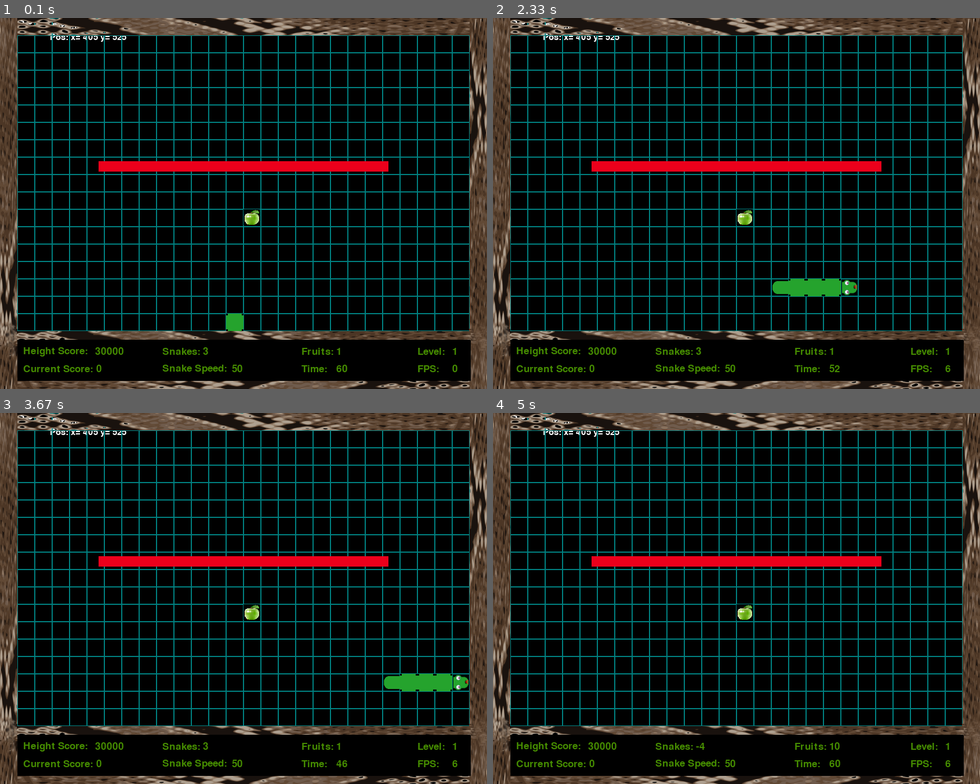
Above: before the commit, frames 1-4 (two rows, left to right).
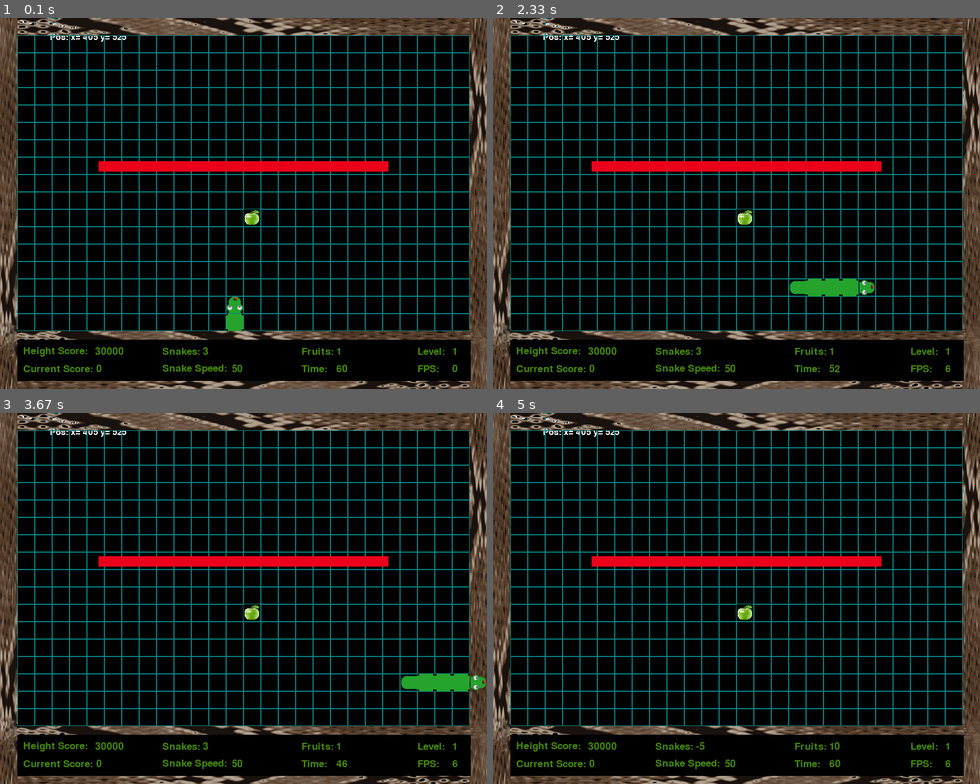
Above: after the commit, the same moments.

Repository: byAbaddon/PyGame-Greedy-Snake
Game: pygame game, started from main.py
The game is run twice, just before and just after one commit, with the same random seed, the same clock (stepped at 60 frames per second) and the same inputs.
Inputs (mouse positions are in pixels of both pictures, inside the frame that each line leads up to):
- Up to frame 1 (0.1 s): no input
- Up to frame 2 (2.33 s): hold P 0.33-0.8 s; hold Right 0.33-0.8 s; move the mouse to (717, 222) at 0.37 s; tap Enter at 0.83, 1.83 s; hold P 1.33-1.8 s; hold Right 1.33-1.8 s; move the mouse to (785, 285) at 1.37 s
- Up to frame 3 (3.67 s): tap P at 2.4 s; tap Enter at 2.97 s
- Up to frame 4 (5 s): hold Up 4.03-4.5 s; move the mouse to (921, 739) at 4.07 s; hold Right from 4.53 s (still down)

The runs differ from the first frame. In frame 1, 0.1% of the frame differs, in the area x 46-50%, y 75-80%; in frame 2, 0.4%, in the area x 57-79%, y 70-75%; in frame 3, 0.4%; in frame 4, less than 0.1%.

Commit message:
add bonus label

Diff:
--- /dev/null
+++ b/src/classes/fall_effect.py
@@ -0,0 +1,35 @@
+import pygame
+from src.settings import SCREEN, S_W, S_H, FRAME_SIZE, BLOCK_SIZE, randrange
+
+
+class FallEffect:
+    effect_list = []
+    start_time = pygame.time.get_ticks()
+    COOLDOWN = 1000
+
+    def __init__(self):
+        self.speed = 50
+
+    def fail_effect_creator(self):
+        time_now = pygame.time.get_ticks()
+        if time_now - self.start_time > self.COOLDOWN:
+            self.start_time = time_now
+            x = randrange(0, S_W)
+            y = randrange(0, S_H)
+            self.effect_list.append([x, y])
+
+    def confetti_creator(self):
+        for i in self.effect_list:
+            i[1] += self.speed  # add speed gravity
+            if i[1] > S_H - FRAME_SIZE:
+                i[0] = randrange(BLOCK_SIZE,  S_W - BLOCK_SIZE)
+                i[1] = randrange(BLOCK_SIZE, S_H - FRAME_SIZE)
+            pygame.draw.line(SCREEN, (randrange(0, 255), randrange(0, 255), randrange(0, 255)), i,
+                             (i[0] - 1, i[1] + 15), randrange(1, 10))
+        if len(self.effect_list) > 100:
+            self.effect_list = self.effect_list[:100]
+            # pygame.draw.circle(SCREEN, (randrange(0, 255), randrange(0, 255), randrange(0, 255)), i, randrange(5, 10))
+
+    def update(self):
+        self.fail_effect_creator()
+        self.confetti_creator()
--- a/src/classes/snake.py
+++ b/src/classes/snake.py
@@ -2,6 +2,9 @@
 
 from src.settings import *
 from src.classes.sound import Sound
+from src.classes.fall_effect import FallEffect
+
+effect = FallEffect()
 
 
 class Snake(pygame.sprite.Sprite, Sound):
@@ -19,11 +22,12 @@
     is_eat_fruit = False
     is_penalty = False
     is_level_complete = False
+    is_exit = False
     is_pause = False
     is_game_over = False
     start_x_pos = CELL_NUMBER // 2 - 1
     start_y_pos = CELL_NUMBER // 2 + 3
-    # 26 / 17
+
     def __init__(self, all_spite_groups_dict):
         pygame.sprite.Sprite.__init__(self)
         self.asg = all_spite_groups_dict
@@ -44,25 +48,26 @@
                 exit()
             if event.type == pygame.KEYDOWN:
                 Sound.snake_move(self)
-                if event.key == pygame.K_UP:
-                    if self.direction.y != 1:  # check is not same direction
-                        self.direction = vec(0, -1)
-                        self.direction_name = 'up'
-                if event.key == pygame.K_DOWN:
-                    if self.direction.y != -1:  # check is not same direction
-                        self.direction = vec(0, 1)
-                        self.direction_name = 'down'
-                if event.key == pygame.K_LEFT:
-                    if self.direction.x != 1:  # check is not same direction
-                        self.direction = vec(-1, 0)
-                        self.direction_name = 'left'
-                if event.key == pygame.K_RIGHT:
-                    if self.direction.x != -1:  # check is not same direction
-                        self.direction = vec(1, 0)
-                        self.direction_name = 'right'
-                if event.key == pygame.K_p:
-                    Sound.btn_click(self)
-                    self.is_pause = True
+                if not self.is_exit:
+                    if event.key == pygame.K_UP:
+                        if self.direction.y != 1:  # check is not same direction
+                            self.direction = vec(0, -1)
+                            self.direction_name = 'up'
+                    if event.key == pygame.K_DOWN:
+                        if self.direction.y != -1:  # check is not same direction
+                            self.direction = vec(0, 1)
+                            self.direction_name = 'down'
+                    if event.key == pygame.K_LEFT:
+                        if self.direction.x != 1:  # check is not same direction
+                            self.direction = vec(-1, 0)
+                            self.direction_name = 'left'
+                    if event.key == pygame.K_RIGHT:
+                        if self.direction.x != -1:  # check is not same direction
+                            self.direction = vec(1, 0)
+                            self.direction_name = 'right'
+                    if event.key == pygame.K_p:
+                        Sound.btn_click(self)
+                        self.is_pause = True
 
     def transform(self):
         self.image = pygame.image.load(f'./src/assets/images/snake/head_{self.direction_name}_s.png')
@@ -153,6 +158,7 @@
 
     def snake_crash(self):
         if self.fruits_counter == 0 and self.rect.x == self.exit_pos[0] and self.rect.y <= 0:
+            self.is_exit = True
             self.level_complete()
         else:
             Sound.snake_crash(self)
@@ -164,22 +170,36 @@
 
     def check_level_complete(self):
         if self.fruits_counter == 0:
-            exit_rect = pygame.Rect(self.exit_pos[0], self.exit_pos[1], BLOCK_SIZE, BLOCK_SIZE)
-            pygame.draw.rect(SCREEN, 'black', exit_rect)
             self.eat_timer = 60
             self.is_eat_fruit = False
+            queue_block_pos = self.body_list[-1]
+            if self.rect.y > queue_block_pos.y:
+                exit_rect = pygame.Rect(self.exit_pos[0], self.exit_pos[1], BLOCK_SIZE, BLOCK_SIZE)
+                pygame.draw.rect(SCREEN, 'black', exit_rect)
+
 
     def level_complete(self):
         if not self.is_level_complete:
             Sound.stop_all_sounds()
             Sound.level_complete(self)
+            Sound.bonus_music(self)
+            self.points += self.level * 1000
+            self.is_exit = True
             self.is_level_complete = True
-
+        self.draw_bonus_label()
+        effect.update()
+        text_creator('Press SPACE to continue...', 'white', S_W - 260, S_H - FRAME_SIZE - 15 )
         if key_pressed(pygame.K_SPACE):
             self.level += 1  # todo: if snake exit form level
             self.reset_current_data()
             print('complete')
 
+    def draw_bonus_label(self):
+        bonus_img = pygame.image.load('./src/assets/images/frames/bonus_frame.png')
+        SCREEN.blit(bonus_img, [S_W // 3, S_H // 3 - 20])
+        text_creator('CONGRATULATIONS', 'red', S_W // 3 + 32, S_H // 3 + 26, 32)
+        text_creator(f'Level {self.level} - complete', 'yellow', S_W // 3 + 74, S_H // 3 + 55)
+        text_creator(f'BONUS - {self.level * 1000}', 'green', S_W // 3 + 90, S_H // 3 + 85)
 
     def start_level_again(self):
         self.reset_current_data()
@@ -192,6 +212,7 @@
         self.is_eat_fruit = False
         self.is_penalty = False
         self.is_level_complete = False
+        self.is_exit = False
         self.is_pause = False
         self.start_x_pos = CELL_NUMBER // 2 - 1
         self.start_y_pos = CELL_NUMBER // 2 + 3
@@ -207,17 +228,18 @@
         self.is_eat_fruit = False
         self.is_penalty = False
         self.is_level_complete = False
+        self.is_exit = False
         self.is_pause = False
         self.start_x_pos = CELL_NUMBER // 2 - 1
         self.start_y_pos = CELL_NUMBER // 2 + 3
 
     def update(self):
         self.check_direction()
+        self.move()
         self.transform()
         self.draw()
-        self.move()
         self.check_snake_and_fruit_collide()
         self.check_snake_and_figure_collide()
         self.check_over_time_eat_fruit()
+        self.check_level_complete()
         self.check_crash_in_wall()
-        self.check_level_complete()
--- a/src/classes/sound.py
+++ b/src/classes/sound.py
@@ -33,6 +33,9 @@
     def level_complete(self):
         self.play_sound('./src/assets/sounds/level_complete.wav')
 
+    def bonus_music(self):
+        self.play_sound('./src/assets/sounds/bonus_music.mp3', 0.8, - 1)
+
     # ===========================  SNAKE ===========================
     def snake_move(self):
         self.play_sound('./src/assets/sounds/snake_move_one.wav')
--- a/src/classes/table.py
+++ b/src/classes/table.py
@@ -7,14 +7,14 @@
     def __init__(self, snake, fruit):
         self.snake_data = snake
         self.fruit_data = fruit
-        self.image = pygame.image.load('./src/assets/images/frame/frame.png')
+        self.image = pygame.image.load('./src/assets/images/frames/frame.png')
         self.rect = self.image.get_bounding_rect(min_alpha=1)
         self.rect.center = (2, S_H - FRAME_SIZE + 3)
         self.height_score = 30000
 
     def draw_display_frame(self):
         table_rect = pygame.Rect(0, 0, S_W, S_H)
-        SCREEN.blit(pygame.image.load('./src/assets/images/frame/full_frame_2.png'), table_rect)
+        SCREEN.blit(pygame.image.load('./src/assets/images/frames/full_frame_2.png'), table_rect)
 
     def draw_labels_and_table_data(self):
         # label height_score
Binary file added: src/assets/images/frames/bonus_frame.png
Binary file added: src/assets/images/frames/bonus_frame1.png
Renamed: src/assets/images/frame/frame.png -> src/assets/images/frames/frame.png
Renamed: src/assets/images/frame/full_frame.png -> src/assets/images/frames/full_frame.png
Renamed: src/assets/images/frame/full_frame_2.png -> src/assets/images/frames/full_frame_2.png
Not shown, added: src/assets/sounds/bonus_music.mp3
